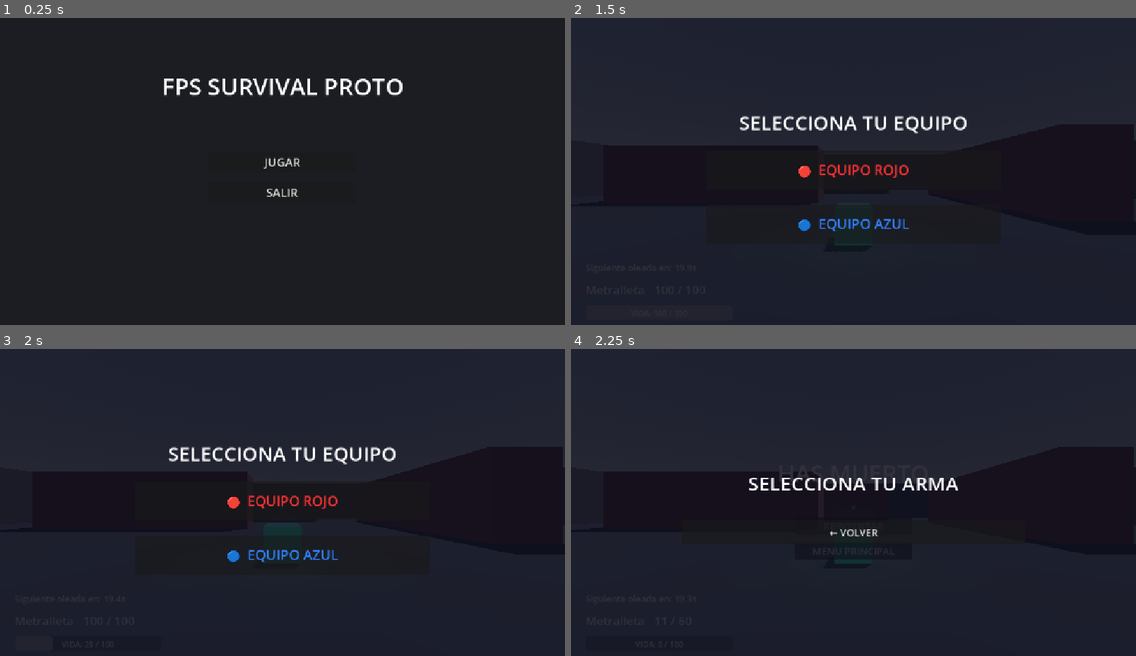
Above: before the commit, frames 1-4 (two rows, left to right).
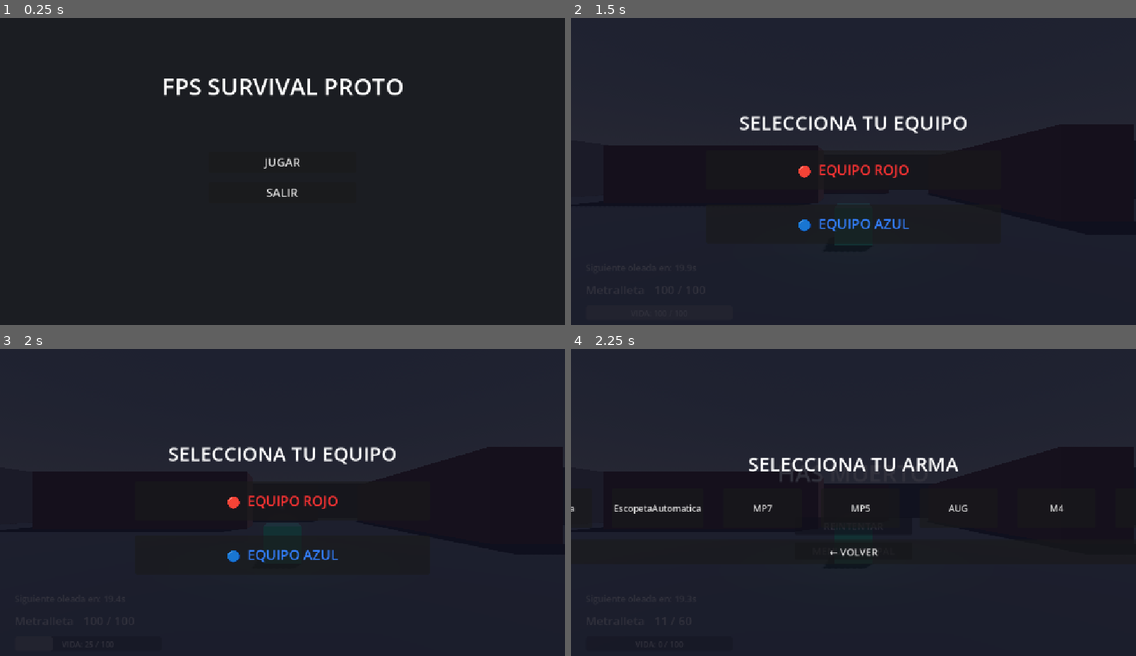
Above: after the commit, the same moments.

Repository: Jillkrav/Fps-Prueba
Game: Godot game, scene res://scenes/main_menu.tscn
The game is run twice, just before and just after one commit, with the same random seed, the same clock (stepped at 60 frames per second) and the same inputs. The engine's default icon, where the game draws it, is replaced by a stand-in: a white triangle on a blue panel in a dark square.
Inputs:
- Up to frame 1 (0.25 s): no input
- Up to frame 2 (1.5 s): click "JUGAR" at 0.5 s; click "MAPA 1 (Laberíntico)" at 1.25 s
- Up to frame 3 (2 s): no input
- Up to frame 4 (2.25 s): click "🔴 EQUIPO ROJO" at 2 s

Frames 1-3 are identical in both runs. In frame 4, 2.2% of the frame differs, in the area x 0-88%, y 35-68%.
Error before the commit: Invalid access to property or key 'theme_override_font_sizes' on a base object of type 'Button'. (res://scripts/team_weapon_selector.gd:50)

Commit message:
fix: reemplazar theme_override_font_sizes[] por add_theme_font_size_override()

Diff:
--- a/scripts/team_weapon_selector.gd
+++ b/scripts/team_weapon_selector.gd
@@ -13,7 +13,6 @@
 @onready var btn_volver:      Button        = $WeaponPanel/BtnVolver
 @onready var weapon_title:    Label         = $WeaponPanel/Title
 
-# Lista de armas disponibles (del JSON), se rellena dinámicamente
 var _armas_lista: Array[String] = []
 var _armas_buttons: Array[Button] = []
 var _selected_team: String = "azul"
@@ -21,13 +20,10 @@
 func _ready() -> void:
 	team_panel.visible   = true
 	weapon_panel.visible = false
-	# Señales de equipo ya conectadas en la escena
-	# Poblar botones de armas dinámicamente desde ConfigManager
 	_poblar_armas()
 
 func _poblar_armas() -> void:
 	_armas_lista.clear()
-	# Eliminar botones dinámicos previos (mantener BtnVolver)
 	for btn in _armas_buttons:
 		btn.queue_free()
 	_armas_buttons.clear()
@@ -36,7 +32,6 @@
 	if ConfigManager and ConfigManager._data.has("Armas"):
 		armas_raw = ConfigManager._data["Armas"]
 
-	# Ocultar botones hardcodeados de la escena (Metralleta/Escopeta) si hay config
 	if not armas_raw.is_empty():
 		btn_metralleta.visible = false
 		btn_escopeta.visible   = false
@@ -47,11 +42,10 @@
 				var btn := Button.new()
 				btn.text = nombre_arma
 				btn.custom_minimum_size = Vector2(160, 80)
-				btn.theme_override_font_sizes["font_size"] = 18
+				btn.add_theme_font_size_override("font_size", 18)
 				btn.pressed.connect(_on_weapon_pressed.bind(nombre_arma))
 				row.add_child(btn)
 				_armas_buttons.append(btn)
-	# Fallback: si no hay config usar los botones hardcodeados
 	else:
 		btn_metralleta.visible = true
 		btn_escopeta.visible   = true
